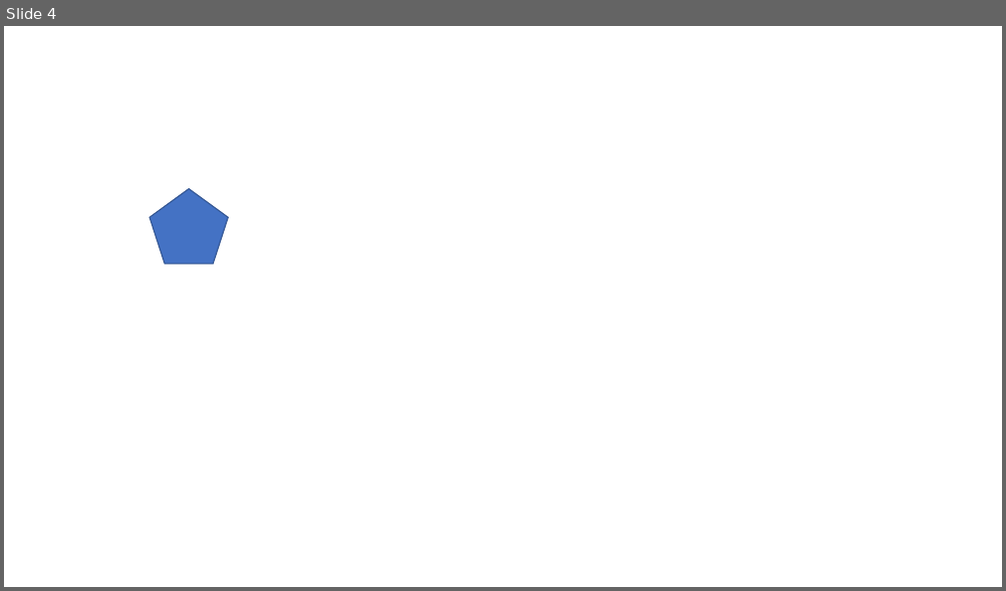
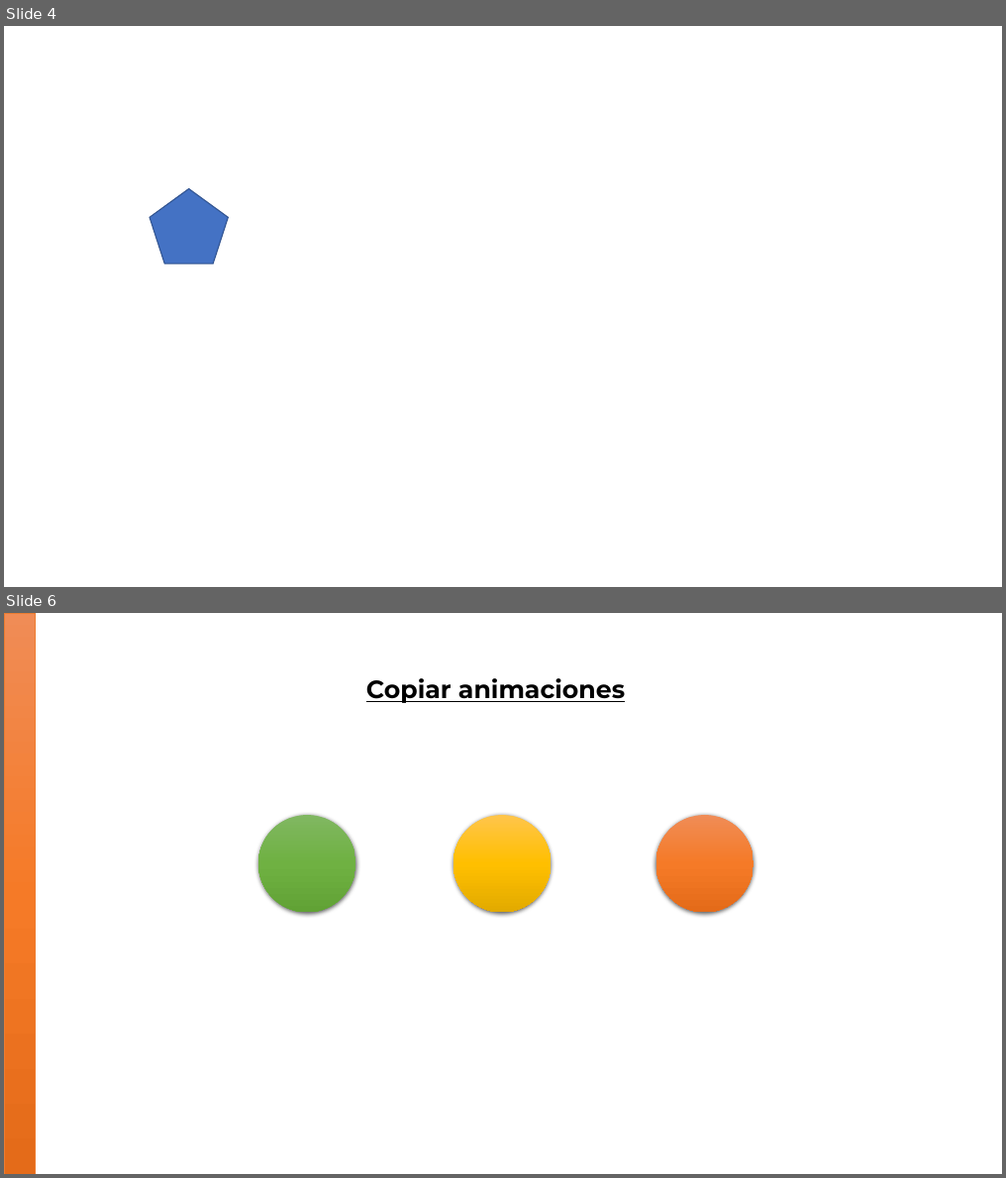
Before and after one commit to cruz-victor/animaciones, a slide deck: trayectoriaDeAnimaciones.pptx. Shown one above the other, each under a label of ours: slide 4 before the commit, slides 4 and 6 after it; the slides between them are not shown. The pictures are 1006x591 and 1006x1178 pixels, drawn with LibreOffice and Linux fonts; fonts in the diff are those of the drawing. Boxes give left, top, right and bottom in pixels: in the first picture for what was removed or moved away, otherwise in the second. Text is boxed around its words. In the diff, an @@ line names an element or a change of style, - is before the commit and + after.

```diff
--- a/trayectoriaDeAnimaciones.pptx
+++ b/trayectoriaDeAnimaciones.pptx
@@ slide 6 added at (x1=4, y1=613, x2=1002, y2=1174), background #FFFFFF @@
@@ rectangle added at (x1=4, y1=613, x2=35, y2=1174), fill gradient #F18C57 to #F67B28 to #E56C19, outline #ED7D31 0.5 pt @@
@@ text added at (x1=366, y1=678, x2=625, y2=703), 24 pt, text #000000, bold, underline @@
+Copiar animaciones
@@ ellipse added at (x1=258, y1=815, x2=355, y2=912), fill gradient #81B861 to #6FB242 to #62A336 @@
@@ ellipse added at (x1=453, y1=815, x2=550, y2=912), fill gradient #FFC64B to #FFC000 to #E3AB00 @@
@@ ellipse added at (x1=656, y1=815, x2=753, y2=912), fill gradient #F18C57 to #F67B28 to #E56C19 @@
```
Also in this commit, not shown: 3 other slides added, 1 slide removed.
